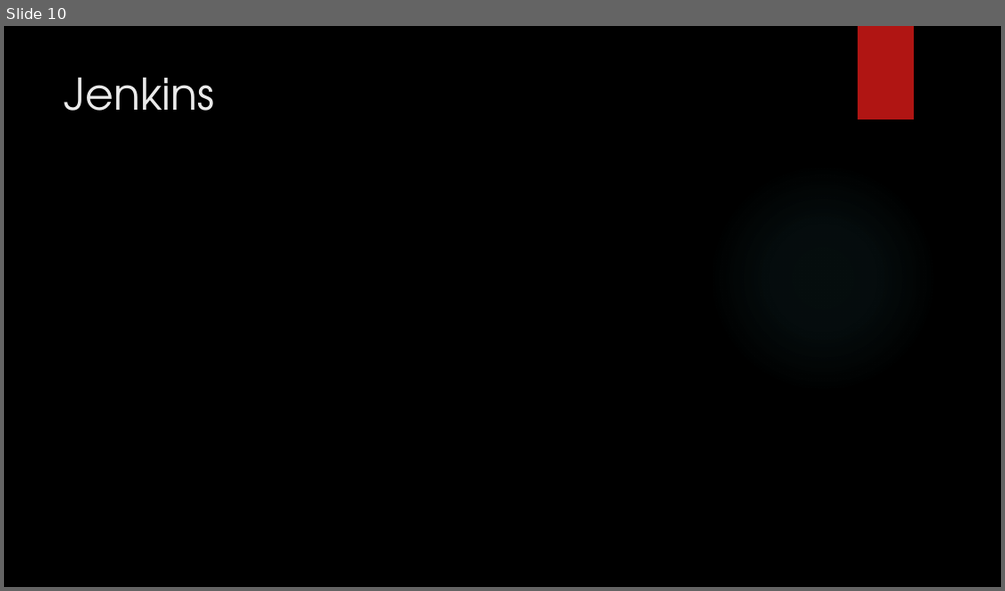
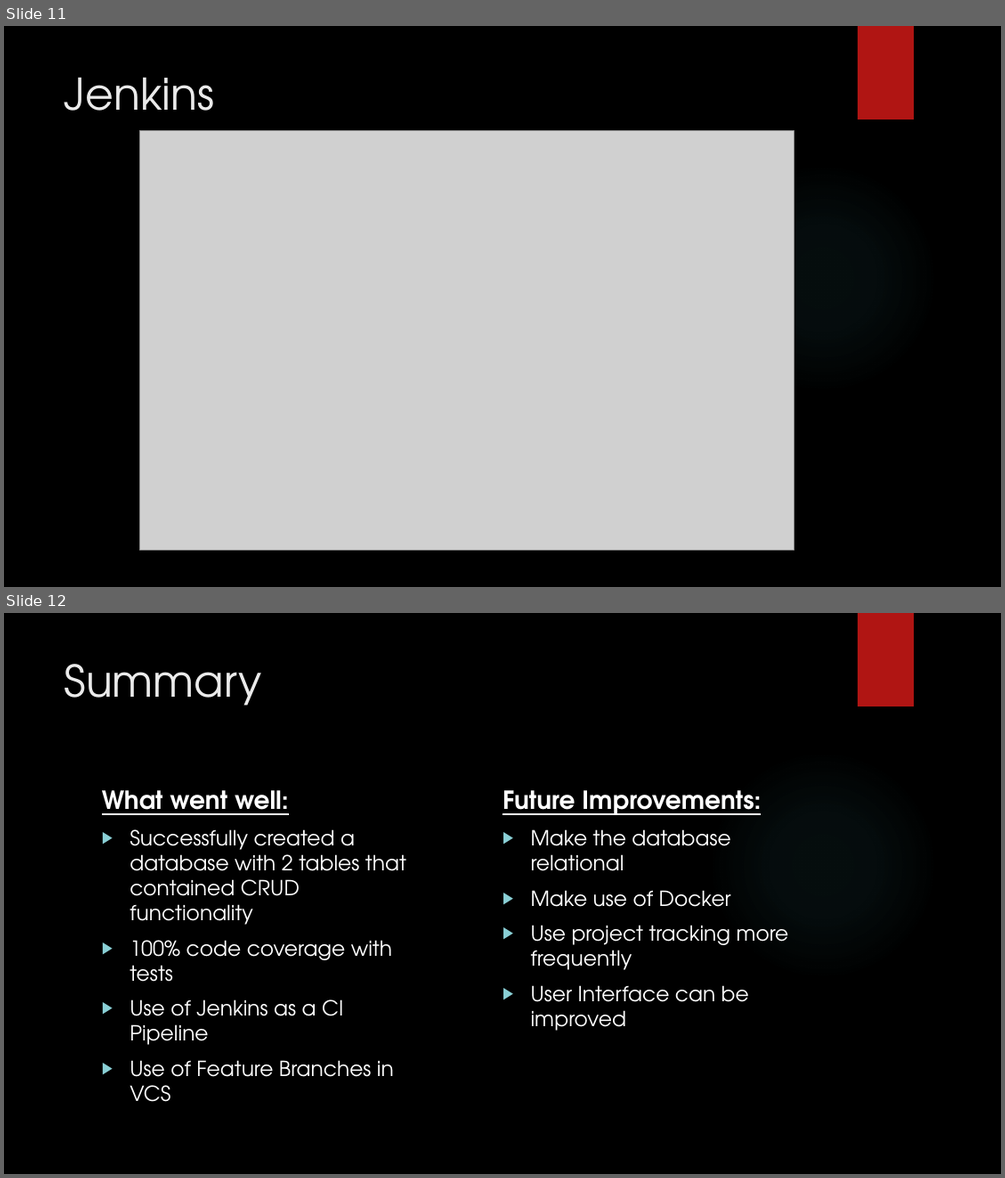
Before and after one commit to ChristopherBurns1996/1337Library, a slide deck: README Images/Solo Project Presentation.pptx. Shown one above the other, each under a label of ours: slide 10 before the commit, slides 11 and 12 after it. The pictures are 1005x591 and 1005x1178 pixels, drawn with LibreOffice and Linux fonts; fonts in the diff are those of the drawing; grey boxes stand for pictures; background and template pictures are left out. Boxes give left, top, right and bottom in pixels: in the first picture for what was removed or moved away, otherwise in the second. Text is boxed around its words. In the diff, an @@ line names an element or a change of style, - is before the commit and + after.

```diff
--- a/README Images/Solo Project Presentation.pptx
+++ b/README Images/Solo Project Presentation.pptx
@@ slide 12 added at [4, 613, 1001, 1174], background picture (left out); not listed: 2 template elements that a slide beside it also shows @@
@@ title added at [65, 664, 262, 706], 42 pt, text #EBEBEB @@
+Summary
@@ text added at [102, 790, 406, 1102], 20 pt, text #FFFFFF @@
+What went well:
+▶ Successfully created a database with 2 tables that contained CRUD functionality
+▶ 100% code coverage with tests
+▶ Use of Jenkins as a CI Pipeline
+▶ Use of Feature Branches in VCS
@@ text added at [502, 790, 789, 1030], 20 pt, text #FFFFFF @@
+Future Improvements:
+▶ Make the database relational
+▶ Make use of Docker
+▶ Use project tracking more frequently
+▶ User Interface can be improved
@@ what was slide 10 is now slide 11 @@
@@ slide 11 changed as well @@
@@ picture added at [139, 131, 793, 549] @@
```
Also in this commit, not shown: 9 other slides changed, 3 other slides added, 1 slide removed.
